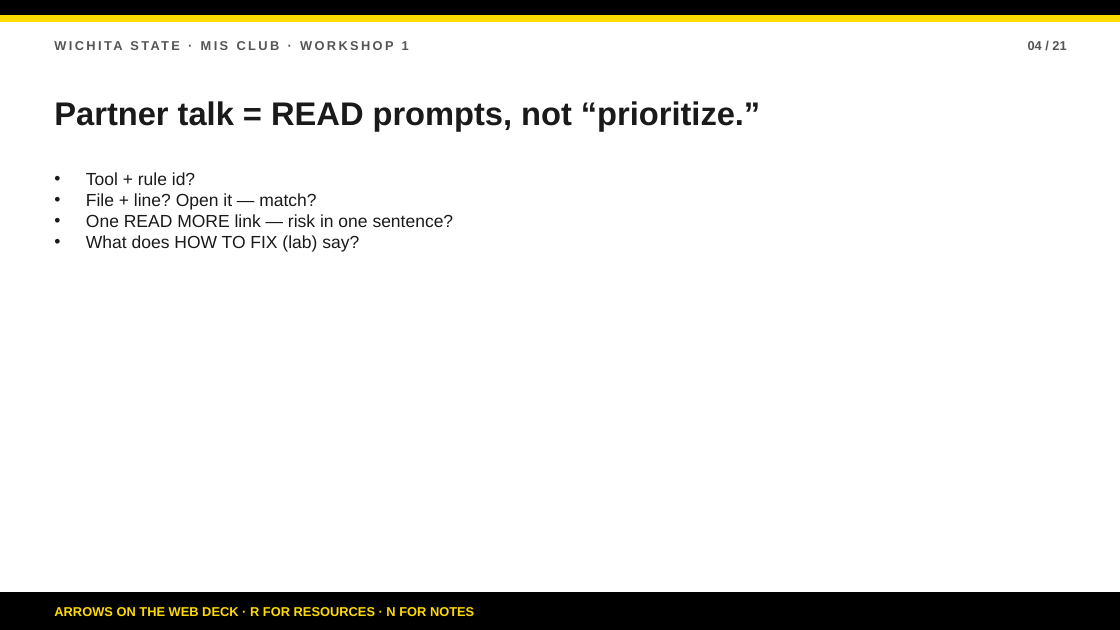
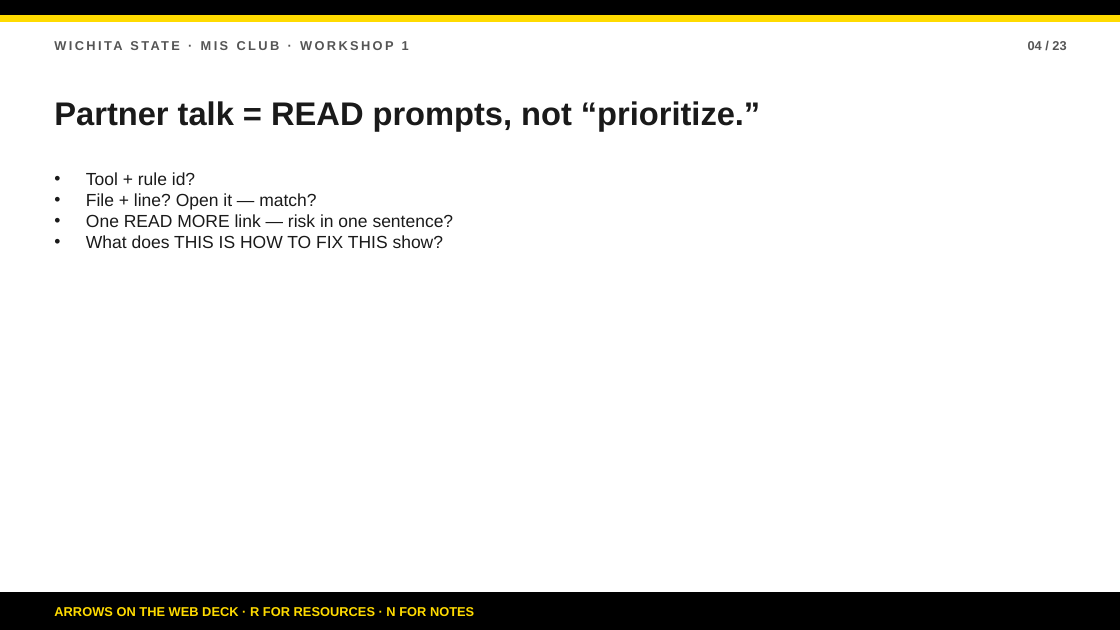
Before and after one commit to bsbcyber/workshop-site, a slide deck: slide 4 of Workshop-2-Secure-Development.pptx. Drawn at 1120x630 pixels with LibreOffice and Linux fonts; fonts in the diff are those of the drawing. Boxes give left, top, right and bottom in pixels: in the first picture for what was removed or moved away, otherwise in the second. Text is boxed around its words. In the diff, an @@ line names an element or a change of style, - is before the commit and + after.

```diff
--- a/Workshop-2-Secure-Development.pptx
+++ b/Workshop-2-Secure-Development.pptx
@@ text at box(1028, 41, 1066, 50): text changed @@
-04 / 21
+04 / 23
@@ text at box(86, 235, 444, 248): text changed @@
-• What does HOW TO FIX (lab) say?
+• What does THIS IS HOW TO FIX THIS show?
```
Also in this commit, not shown: 20 other slides changed, 2 slides added, 5 other files.
